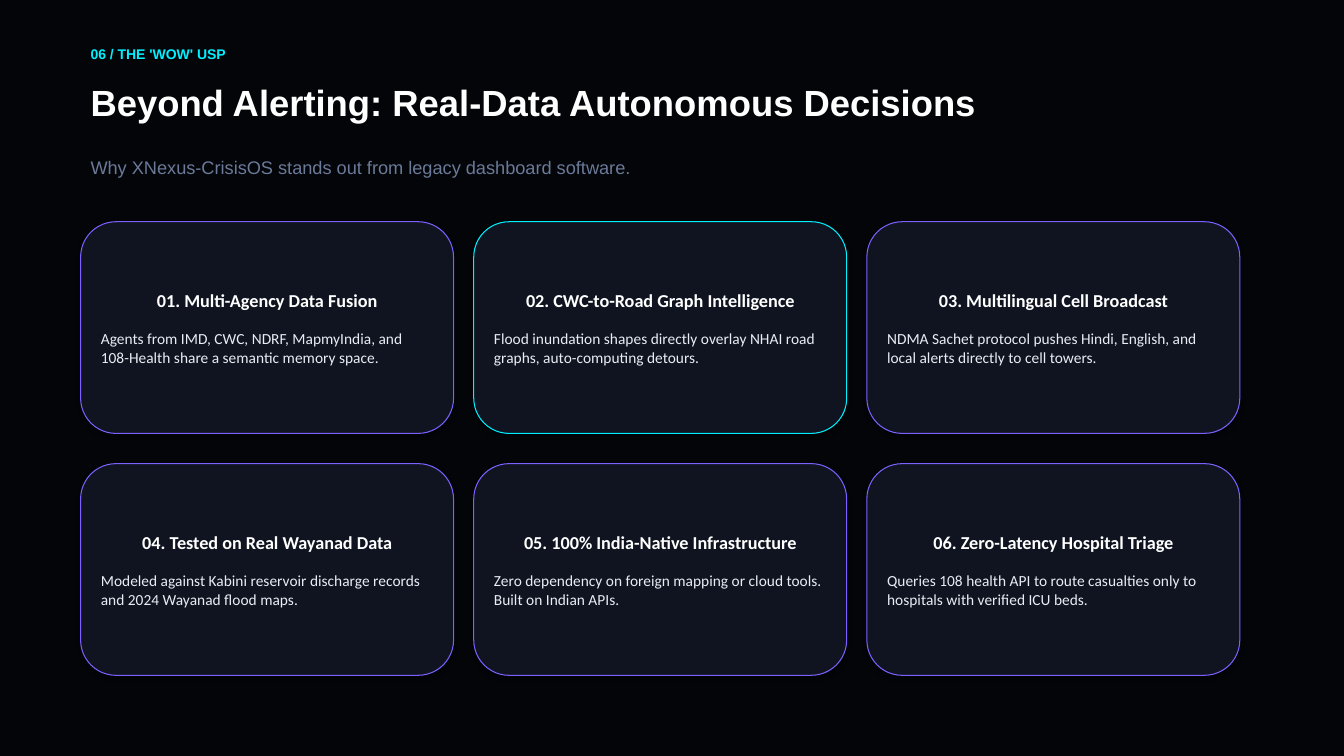
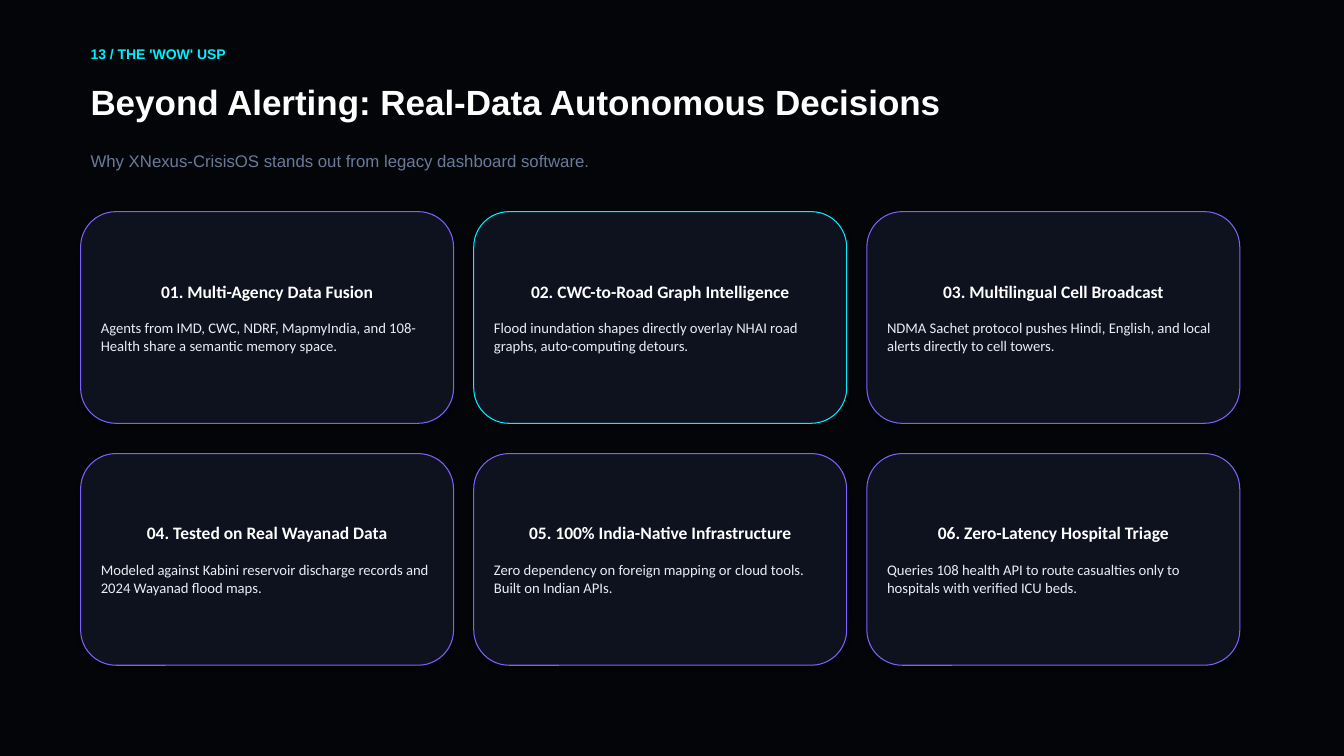
Before and after one commit to aksharsakhi/XNexus-CrisisOS, a slide deck: slide 13 of XNexus_CrisisOS_Presentation.pptx (slide 6 before the commit). Drawn at 1344x756 pixels with LibreOffice and Linux fonts; fonts in the diff are those of the drawing. Boxes give left, top, right and bottom in pixels: in the first picture for what was removed or moved away, otherwise in the second. Text is boxed around its words. In the diff, an @@ line names an element or a change of style, - is before the commit and + after.

Commit message:
Expand PowerPoint deck to Master 15-Slide presentation: added empirical metrics, mathematical formulas, FastMCP server code, LangGraph state engine code, PostGIS spatial queries, NDMA CAP XML, and historical disaster case studies

```diff
--- a/XNexus_CrisisOS_Presentation.pptx
+++ b/XNexus_CrisisOS_Presentation.pptx
@@ text at [91, 49, 226, 59]: text changed @@
-06 / THE 'WOW' USP
+13 / THE 'WOW' USP
@@ text "Beyond Alerting: Real-Data Autonomous Decisions" at [91, 89, 940, 122]: size 26 to 25 pt @@
@@ text "Why XNexus-CrisisOS stands out from ..." at [91, 155, 589, 171]: size 13 to 12 pt @@
@@ rounded rectangle "01. Multi-Agency Data Fusion" at [81, 212, 454, 423]: size 13 to 12.5 pt in "01. Multi-Agency Data Fusion"; size 11 to 10.5 pt in "Agents from IMD, CWC, NDRF, MapmyIndia, and ..."; fill #0F1420 to #0E121E @@
@@ rounded rectangle "02. CWC-to-Road Graph Intelligence" at [474, 212, 847, 423]: size 13 to 12.5 pt in "02. CWC-to-Road Graph Intelligence"; size 11 to 10.5 pt in "Flood inundation shapes directly overlay NHAI road ..."; fill #0F1420 to #0E121E @@
@@ rounded rectangle "03. Multilingual Cell Broadcast" at [867, 212, 1240, 423]: size 13 to 12.5 pt in "03. Multilingual Cell Broadcast"; size 11 to 10.5 pt in "NDMA Sachet protocol pushes Hindi, English, and ..."; fill #0F1420 to #0E121E @@
@@ rounded rectangle "04. Tested on Real Wayanad ..." at [81, 454, 454, 665]: size 13 to 12.5 pt in "04. Tested on Real Wayanad Data"; size 11 to 10.5 pt in "Modeled against Kabini reservoir discharge records and ..."; fill #0F1420 to #0E121E @@
@@ rounded rectangle "05. 100% India-Native Infrastructure" at [474, 454, 847, 665]: size 13 to 12.5 pt in "05. 100% India-Native Infrastructure"; size 11 to 10.5 pt in "Zero dependency on foreign mapping or cloud ..."; fill #0F1420 to #0E121E @@
@@ 6 rounded rectangles: place and size @@
-6 rounded rectangles at [81, 222, 1240, 676]
+6 rounded rectangles at [81, 212, 1240, 665]
@@ rounded rectangle "06. Zero-Latency Hospital Triage" at [867, 454, 1240, 665]: size 13 to 12.5 pt in "06. Zero-Latency Hospital Triage"; size 11 to 10.5 pt in "Queries 108 health API to route casualties ..."; fill #0F1420 to #0E121E @@
```
Also in this commit, not shown: 8 other slides changed, 6 slides added, 3 slides removed, 2 other files.
